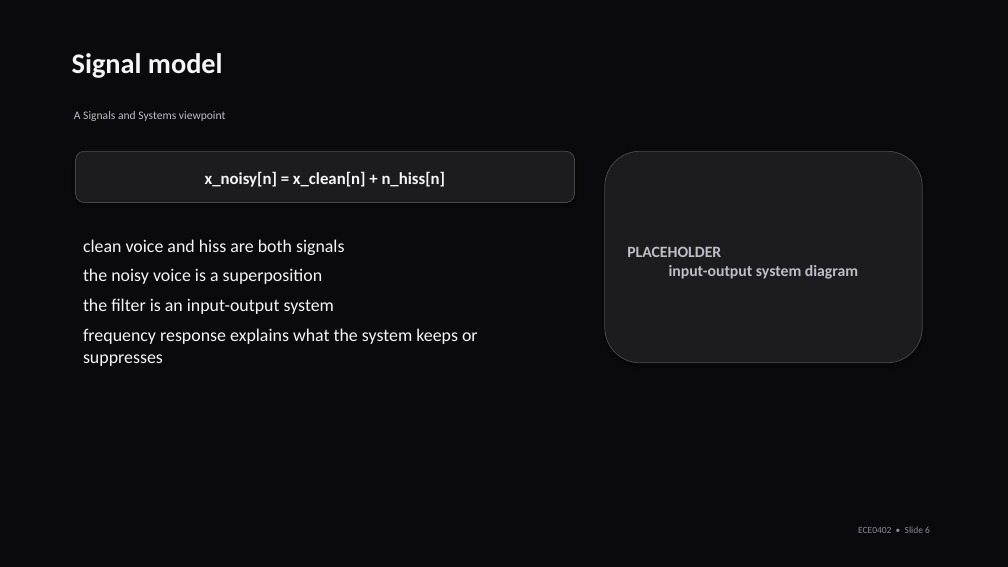
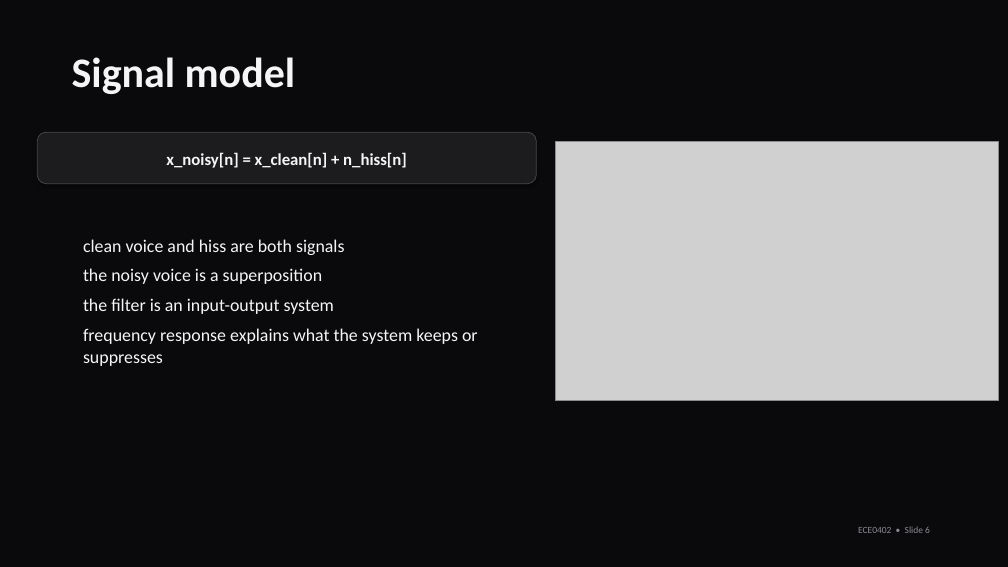
Before and after one commit to Xiejz959/2026-Signal-System-Pres, a slide deck: slide 6 of demo/Voice_Noise_Presentation_3.1.pptx. Drawn at 1008x567 pixels with LibreOffice and Linux fonts; fonts in the diff are those of the drawing; grey boxes stand for pictures; background and template pictures are left out. Boxes give left, top, right and bottom in pixels: in the first picture for what was removed or moved away, otherwise in the second. Text is boxed around its words. In the diff, an @@ line names an element or a change of style, - is before the commit and + after.

```diff
--- a/demo/Voice_Noise_Presentation_3.1.pptx
+++ b/demo/Voice_Noise_Presentation_3.1.pptx
@@ text "Signal model" at (72, 57, 296, 94): size 27 to 40 pt @@
@@ text removed at (74, 111, 226, 121) @@
-A Signals and Systems viewpoint
@@ rounded rectangle: place and size @@
-rounded rectangle at (76, 151, 575, 203)
+rounded rectangle at (37, 132, 536, 184)
@@ text "x_noisy[n] = x_clean[n] + n_hiss[n]": place and size @@
-text "x_noisy[n] = x_clean[n] + n_hiss[n]" at (205, 171, 446, 187)
+text "x_noisy[n] = x_clean[n] + n_hiss[n]" at (166, 152, 407, 168)
@@ picture added at (556, 141, 999, 400) @@
@@ rounded rectangle removed at (605, 151, 923, 363) @@
@@ text removed at (627, 246, 858, 279) @@
-PLACEHOLDER
-input-output system diagram
```
Also in this commit, not shown: 3 other slides changed, 2 slides added, 2 slides removed, 2 other files.
